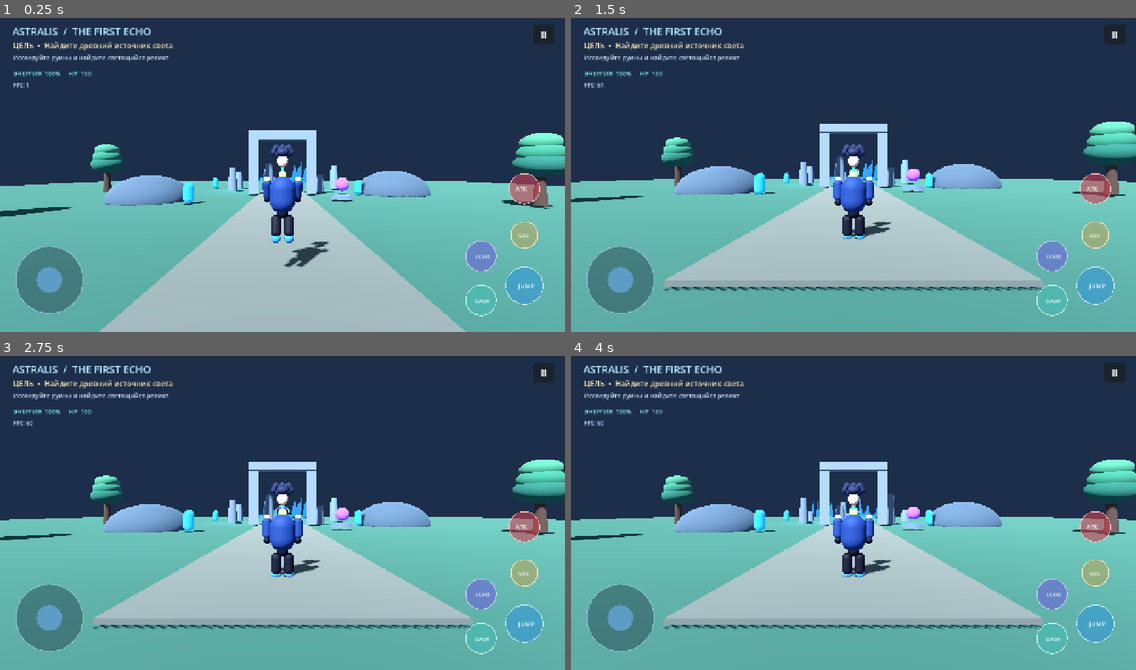
Above: before the commit, frames 1-4 (two rows, left to right).
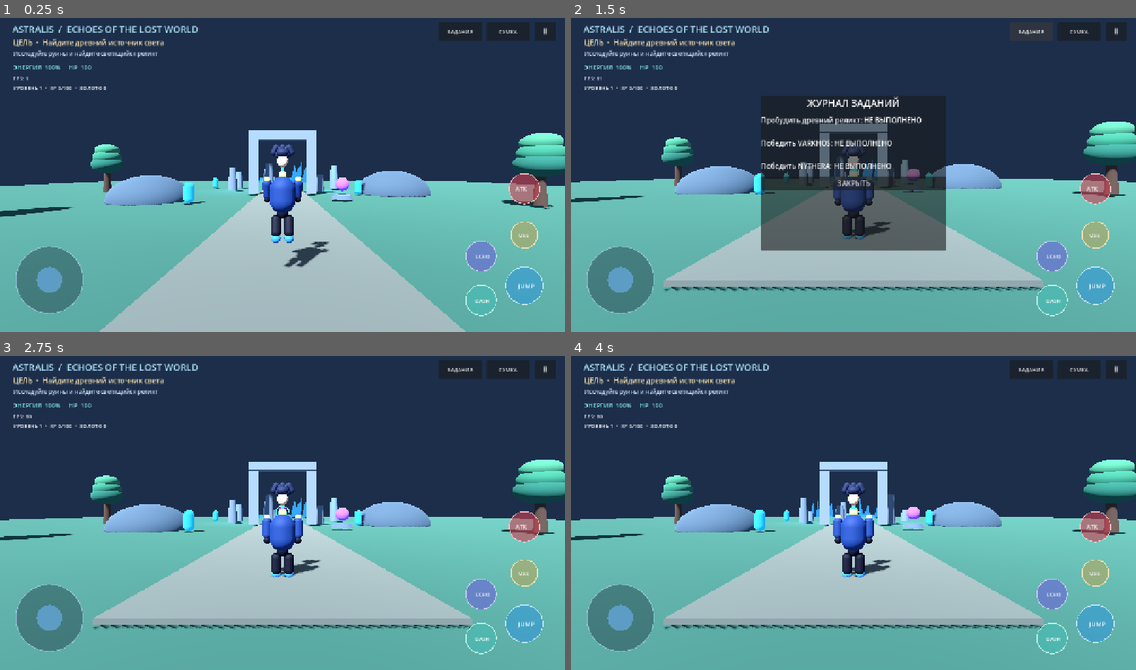
Above: after the commit, the same moments.

Repository: Phantom220-hub/ASTRALIS-RPG
Game: Godot game, scene res://scenes/main/Main.tscn
The game is run twice, just before and just after one commit, with the same random seed, the same clock (stepped at 60 frames per second) and the same inputs.
Inputs (mouse positions are in pixels of both pictures, inside the frame that each line leads up to):
- Up to frame 1 (0.25 s): no input
- Up to frame 2 (1.5 s): click (1079, 30) at 0.5 s, where only the run after the commit has a clickable "СУМКА"; click (1028, 30) at 1.25 s, where only the run after the commit has a clickable "ЗАДАНИЯ"
- Up to frame 3 (2.75 s): click (282, 522) at 2 s, where only the run after the commit has a clickable "ЗАКРЫТЬ"
- Up to frame 4 (4 s): click "Ⅱ" at 2.75 s; click "Начать заново" at 3.5 s

The runs differ from the first frame. In frame 1, 3.0% of the frame differs, in the area x 2-99%, y 1-23%; in frame 2, 18%, in the area x 2-99%, y 1-75%; in frame 3, 3.0%; in frame 4, 3.0%.
Error in both runs: Invalid call. Nonexistent function 'add_theme_font_size_override' in base 'Label3D'. (res://scripts/combat/hostile_creature.gd:56)

Commit message:
Build RPG HUD with inventory quests and healing

Diff:
--- a/scripts/ui/game_hud.gd
+++ b/scripts/ui/game_hud.gd
@@ -7,40 +7,41 @@
 var hint_label: Label
 var status_label: Label
 var pause_panel: PanelContainer
+var overlay_panel: PanelContainer
 var _pulse := 0.0
 var fps_label: Label
+var progression_label: Label
 
 func _ready() -> void:
 	set_anchors_and_offsets_preset(Control.PRESET_FULL_RECT)
 	mouse_filter = Control.MOUSE_FILTER_IGNORE
 	process_mode = Node.PROCESS_MODE_ALWAYS
-	title_label = _make_label("ASTRALIS  /  THE FIRST ECHO", Vector2(28, 22), 23)
-	objective_label = _make_label("ЦЕЛЬ  •  Найдите древний источник света", Vector2(30, 58), 17)
-	hint_label = _make_label("Исследуйте руины и найдите светящийся реликт", Vector2(30, 88), 14)
-	status_label = _make_label("ЭНЕРГИЯ  100%     HP  100", Vector2(30, 124), 14)
+	title_label = _make_label("ASTRALIS  /  ECHOES OF THE LOST WORLD", Vector2(28, 18), 21)
+	objective_label = _make_label("ЦЕЛЬ  •  Найдите древний источник света", Vector2(30, 52), 16)
+	hint_label = _make_label("Исследуйте руины и найдите светящийся реликт", Vector2(30, 80), 13)
+	status_label = _make_label("ЭНЕРГИЯ  100%     HP  100", Vector2(30, 110), 14)
+	fps_label = _make_label("FPS: --", Vector2(30, 136), 12)
+	progression_label = _make_label("УРОВЕНЬ 1  •  XP 0/100  •  ЗОЛОТО 0", Vector2(30, 158), 12)
 	title_label.add_theme_color_override("font_color", Color(0.7, 0.91, 1.0))
 	objective_label.add_theme_color_override("font_color", Color(1.0, 0.91, 0.69))
 	hint_label.add_theme_color_override("font_color", Color(0.8, 0.88, 0.96))
 	status_label.add_theme_color_override("font_color", Color(0.52, 0.92, 0.9))
 	var pause_button := Button.new()
 	pause_button.text = "Ⅱ"
-	pause_button.position = Vector2(get_viewport_rect().size.x - 72, 24)
-	pause_button.size = Vector2(48, 44)
-	pause_button.add_theme_font_size_override("font_size", 22)
+	pause_button.position = Vector2(get_viewport_rect().size.x - 68, 18)
+	pause_button.size = Vector2(48, 42)
 	pause_button.pressed.connect(_toggle_pause)
 	add_child(pause_button)
-	get_viewport().size_changed.connect(_position_pause_button.bind(pause_button))
-	fps_label = _make_label("FPS: --", Vector2(30, 151), 13)
-	fps_label.add_theme_color_override("font_color", Color(0.72, 0.86, 1.0))
+	_add_top_button("СУМКА", 178, _show_inventory)
+	_add_top_button("ЗАДАНИЯ", 286, _show_quests)
+	get_viewport().size_changed.connect(_reposition_top_buttons)
 
 func _process(delta: float) -> void:
 	_pulse += delta
-	if is_instance_valid(fps_label):
-		fps_label.text = "FPS: %d" % Engine.get_frames_per_second()
+	fps_label.text = "FPS: %d" % Engine.get_frames_per_second()
 	if is_instance_valid(player):
-		var energy := int(player.get("energy"))
-		var hp := int(player.get("health"))
-		status_label.text = "ЭНЕРГИЯ  %d%%     HP  %d" % [energy, hp]
+		status_label.text = "ЭНЕРГИЯ  %d%%     HP  %d" % [int(player.get("energy")), int(player.get("health"))]
+		progression_label.text = "УРОВЕНЬ %d  •  XP %d/%d  •  ЗОЛОТО %d" % [SaveManager.player_level, SaveManager.player_xp, SaveManager.player_level * 100, SaveManager.gold]
 		if player.has_method("get_interaction_hint"):
 			var hint: String = player.get_interaction_hint()
 			if not hint.is_empty():
@@ -50,11 +51,86 @@
 				hint_label.text = "Исследуйте руины и найдите светящийся реликт"
 				hint_label.add_theme_color_override("font_color", Color(0.8, 0.88, 0.96))
 
+func _add_top_button(caption: String, offset: float, callback: Callable) -> void:
+	var button := Button.new()
+	button.name = caption
+	button.text = caption
+	button.position = Vector2(get_viewport_rect().size.x - offset, 18)
+	button.size = Vector2(98, 42)
+	button.add_theme_font_size_override("font_size", 12)
+	button.pressed.connect(callback)
+	add_child(button)
+
+func _reposition_top_buttons() -> void:
+	for button_name in ["СУМКА", "ЗАДАНИЯ"]:
+		var button := get_node_or_null(button_name) as Button
+		if button:
+			button.position.x = get_viewport_rect().size.x - (178.0 if button_name == "СУМКА" else 286.0)
+	var pause := get_node_or_null("PauseButton") as Button
+	if pause:
+		pause.position.x = get_viewport_rect().size.x - 68.0
+
 func set_relic_complete() -> void:
 	relic_active = true
 	objective_label.text = "ЦЕЛЬ ВЫПОЛНЕНА  •  Эхо пробудилось"
 	hint_label.text = "Первый фрагмент памяти восстановлен"
 	objective_label.add_theme_color_override("font_color", Color(0.45, 1.0, 0.77))
+
+func _show_inventory() -> void:
+	var lines: Array[String] = ["ЗОЛОТО: %d" % SaveManager.gold, ""]
+	for item in SaveManager.inventory:
+		lines.append("%s  ×  %d" % [item, int(SaveManager.inventory[item])])
+	lines.append("")
+	lines.append("Зелье лечения восстанавливает 45 HP.")
+	_show_overlay("ИНВЕНТАРЬ", "\n".join(lines), true)
+
+func _show_quests() -> void:
+	var first := "Пробудить древний реликт: " + ("ВЫПОЛНЕНО" if SaveManager.relic_awakened else "НЕ ВЫПОЛНЕНО")
+	var second := "Победить VARKHOS: " + ("ВЫПОЛНЕНО" if SaveManager.defeated_bosses.has("VARKHOS — Fallen Guardian") else "НЕ ВЫПОЛНЕНО")
+	var third := "Победить NYTHERA: " + ("ВЫПОЛНЕНО" if SaveManager.defeated_bosses.has("NYTHERA — Queen of the Void") else "НЕ ВЫПОЛНЕНО")
+	_show_overlay("ЖУРНАЛ ЗАДАНИЙ", first + "\n\n" + second + "\n\n" + third, false)
+
+func _show_overlay(title_text: String, body_text: String, can_heal: bool) -> void:
+	if is_instance_valid(overlay_panel):
+		overlay_panel.queue_free()
+	overlay_panel = PanelContainer.new()
+	overlay_panel.process_mode = Node.PROCESS_MODE_ALWAYS
+	overlay_panel.set_anchors_and_offsets_preset(Control.PRESET_CENTER)
+	overlay_panel.position = Vector2(-210, -175)
+	overlay_panel.size = Vector2(420, 350)
+	var box := VBoxContainer.new()
+	box.add_theme_constant_override("separation", 12)
+	overlay_panel.add_child(box)
+	var heading := Label.new()
+	heading.text = title_text
+	heading.horizontal_alignment = HORIZONTAL_ALIGNMENT_CENTER
+	heading.add_theme_font_size_override("font_size", 22)
+	box.add_child(heading)
+	var body := Label.new()
+	body.text = body_text
+	body.autowrap_mode = TextServer.AUTOWRAP_WORD_SMART
+	box.add_child(body)
+	if can_heal:
+		var heal := Button.new()
+		heal.text = "Использовать зелье"
+		heal.pressed.connect(_use_healing_potion)
+		box.add_child(heal)
+	var close := Button.new()
+	close.text = "ЗАКРЫТЬ"
+	close.pressed.connect(func():
+		overlay_panel.queue_free()
+		overlay_panel = null
+	)
+	box.add_child(close)
+	add_child(overlay_panel)
+
+func _use_healing_potion() -> void:
+	if int(SaveManager.inventory.get("Зелье лечения", 0)) <= 0 or not is_instance_valid(player):
+		return
+	SaveManager.inventory["Зелье лечения"] -= 1
+	player.set("health", mini(100, int(player.get("health")) + 45))
+	SaveManager.save_game()
+	_show_inventory()
 
 func _toggle_pause() -> void:
 	if is_instance_valid(pause_panel):
@@ -88,12 +164,8 @@
 
 func _reset_game() -> void:
 	get_tree().paused = false
-	if get_node_or_null("/root/SaveManager") != null:
-		get_node("/root/SaveManager").reset_progress()
+	SaveManager.reset_progress()
 	get_tree().reload_current_scene()
-
-func _position_pause_button(button: Button) -> void:
-	button.position = Vector2(get_viewport_rect().size.x - 72, 24)
 
 func _make_label(value: String, at: Vector2, font_size: int) -> Label:
 	var label := Label.new()
